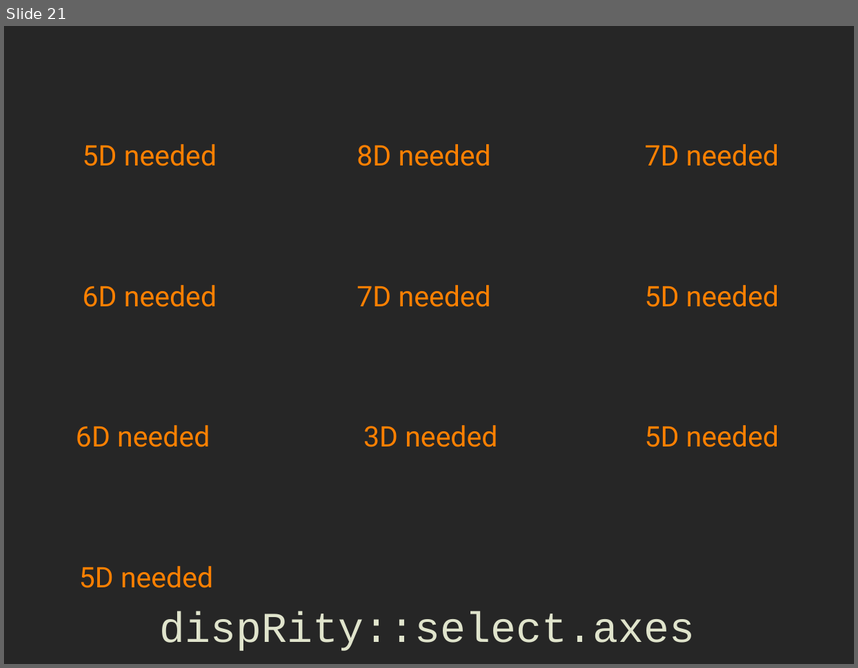
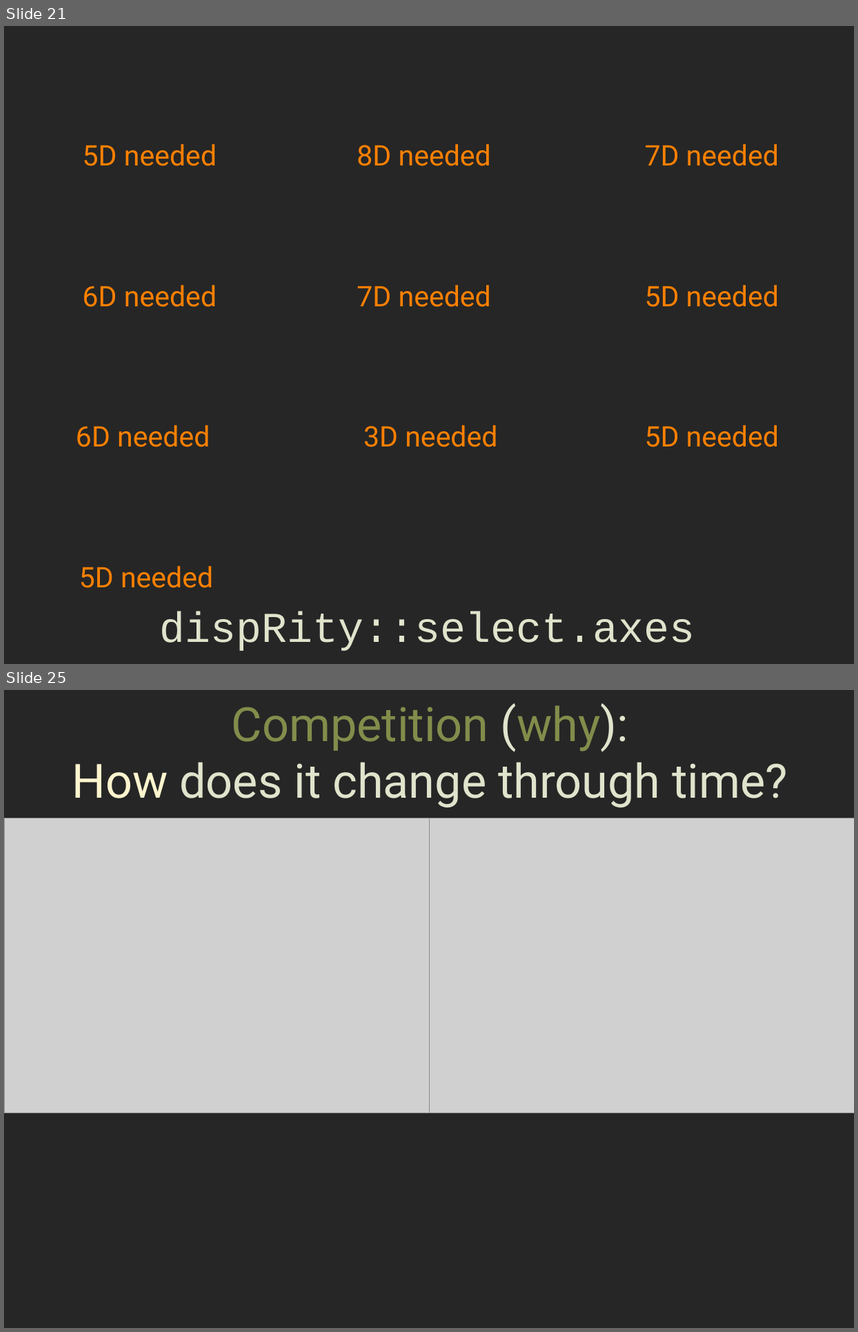
Before and after one commit to TGuillerme/Morphological_traits, a slide deck: slides/02-disparity.odp. Shown one above the other, each under a label of ours: slide 21 before the commit, slides 21 and 25 after it; the slides between them are not shown. The pictures are 858x668 and 858x1332 pixels, drawn with LibreOffice and Linux fonts; fonts in the diff are those of the drawing; grey boxes stand for pictures; background and template pictures are left out. Boxes give left, top, right and bottom in pixels: in the first picture for what was removed or moved away, otherwise in the second. Text is boxed around its words. In the diff, an @@ line names an element or a change of style, - is before the commit and + after.

```diff
--- a/slides/02-disparity.odp
+++ b/slides/02-disparity.odp
@@ slide 25 added at (4, 690, 854, 1328), background #262626 @@
@@ text added at (72, 703, 787, 808), 40 pt, text #E0E4CC @@
+Competition (why):
+How does it change through time?
@@ picture added at (4, 818, 430, 1112) @@
@@ picture added at (430, 818, 854, 1112) @@
```
Also in this commit, not shown: 13 other slides added, 5 slides removed.
